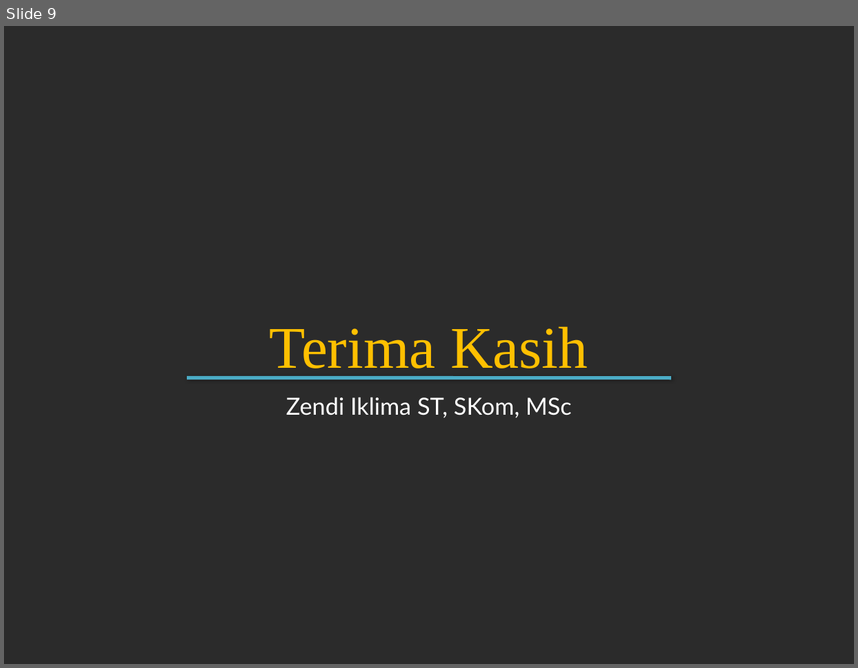
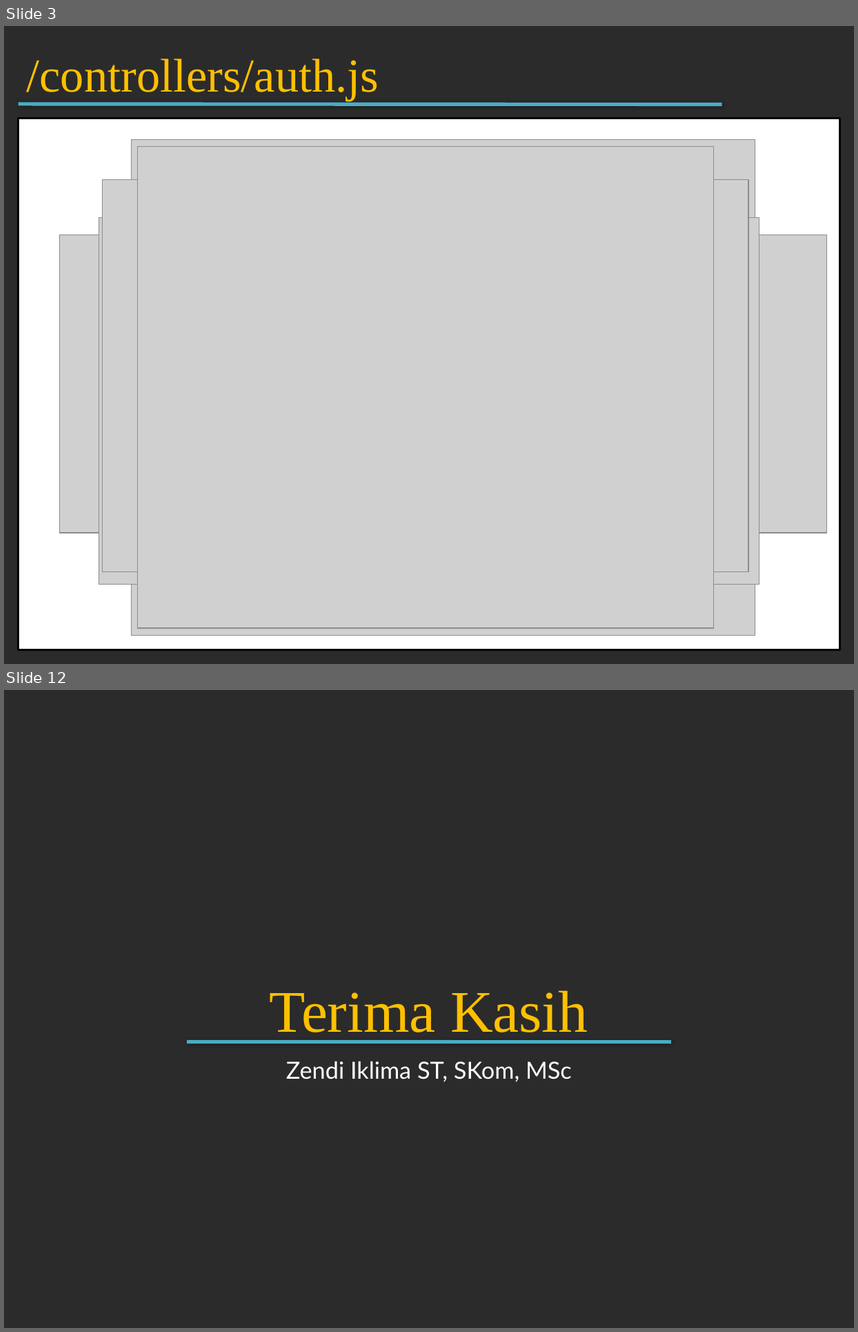
Before and after one commit to zendi014/PK2, a slide deck: PPT/M8 Dealing with Auth.pptx. Shown one above the other, each under a label of ours: slide 9 before the commit, slides 3 and 12 after it; the slides between them are not shown. The pictures are 858x668 and 858x1332 pixels, drawn with LibreOffice and Linux fonts; fonts in the diff are those of the drawing; grey boxes stand for pictures; background and template pictures are left out; a plain dark background stands for a picture behind light text. Boxes give left, top, right and bottom in pixels: in the first picture for what was removed or moved away, otherwise in the second. Text is boxed around its words. In the diff, an @@ line names an element or a change of style, - is before the commit and + after.

```diff
--- a/PPT/M8 Dealing with Auth.pptx
+++ b/PPT/M8 Dealing with Auth.pptx
@@ slide 3 added at box(4, 26, 854, 664), background picture (left out) @@
@@ text added at box(27, 58, 379, 101), 40 pt, text #FFC000 @@
+/controllers/auth.js
@@ line added from (18, 104) to (722, 104), #4BACC6 3 pt @@
@@ rectangle added at box(18, 118, 840, 649), fill #FFFFFF, outline #000000 2 pt @@
@@ picture added at box(132, 139, 755, 635) @@
@@ picture added at box(137, 146, 714, 627) @@
@@ picture added at box(103, 180, 749, 572) @@
@@ picture added at box(99, 217, 759, 584) @@
@@ picture added at box(60, 235, 827, 532) @@
@@ what was slide 9 is now slide 12 @@
```
Also in this commit, not shown: 2 slides changed, 8 other slides added, 6 slides removed, 2 other files.
